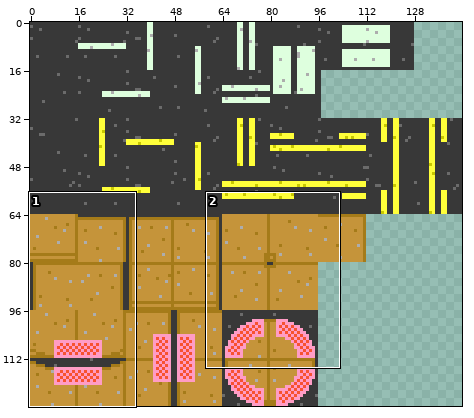
Edited in one commit: sprite sheet (Assets/Graphics/Tilesets/Outdoor/RoadSidewalkTileset.png). The first picture is a wide view before the edit; the outline marks the close-up.
Close-up. Old version:
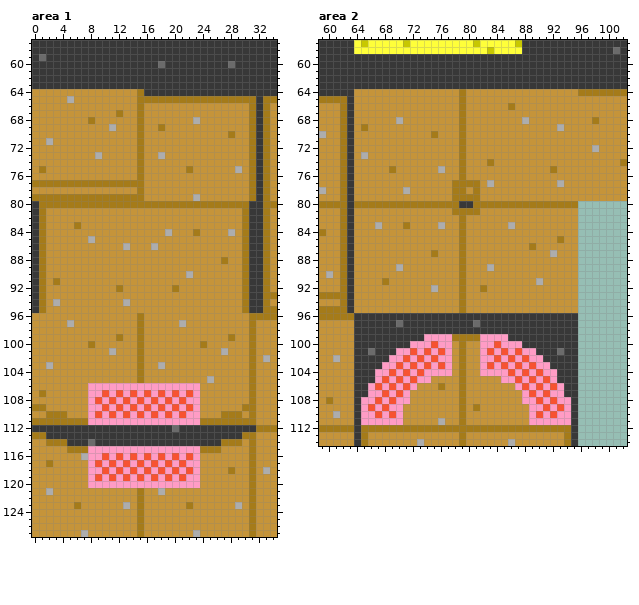
The file is 144x128 pixels. Shown: area 1: x 0..34, y 57..127; area 2: x 59..102, y 57..114.
After:
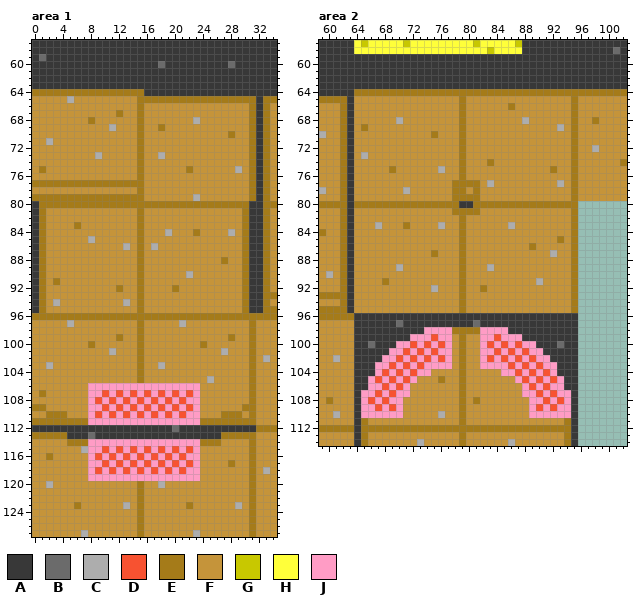
Palette (. is transparent): A #383838  B #6b6b6b  C #adadad  D #f75231  E #a57b19  F #c5943a  G #c8c800  H #ffff3a  J #ff9cc5
Difference:
Changed rows in their new state; - is an unchanged pixel.
Area 1:
first column x 0:
 64 EEEEEEEEEEEEEEE
first column x 0:
 81 ---------------E---------------
 82 ---------------E---------------
 83 ---------------E---------------
 84 ---------------E---------------
 85 ---------------E---------------
 86 ---------------E---------------
 87 ---------------E---------------
 88 ---------------E---------------
 89 ---------------E---------------
 90 ---------------E---------------
 91 ---------------E---------------
 92 ---------------E---------------
 93 ---------------E---------------
 94 ---------------E---------------
 95 ---------------E---------------
 96 EEEEEEEEEEEEEEE-EEEEEEEEEEEEEEE
first column x 2:
113 EEE---B------------------EEE
114 FFFEEEJJJJJJJJJJJJJJJJEEEFFF
115 ---FFC--D-D-D-D-D-D-D-FFF---
116 E----F-DJDJDJDJDJDJDJ-------
117 F------JDJDJDJDJDJDJD-----E-
118 -------DJDJDJDJDJDJDJ-----F-
119 -------J-J-J-J-J-J-J--------
120 C-----FFFFFFFEFFCFFFFF------
121 F---------------F-----------
Area 2:
first column x 64:
 64 EEEEEEEEEEEEEEE-EEEEEEEEEEEEEEEE
 65 -------------------------------E
 66 -------------------------------E
 67 -------------------------------E
 68 -------------------------------E
 69 -------------------------------E
 70 -------------------------------E
 71 -------------------------------E
 72 -------------------------------E
 73 -------------------------------E
 74 -------------------------------E
 75 -------------------------------E
 76 -------------------------------E
 77 -------------------------------E
 78 -------------------------------E
 79 -------------------------------E
 81 -------------------------------E
 82 -------------------------------E
 83 -------------------------------E
 84 -------------------------------E
 85 -------------------------------E
 86 -------------------------------E
 87 -------------------------------E
 88 -------------------------------E
 89 -------------------------------E
 90 -------------------------------E
 91 -------------------------------E
 92 -------------------------------E
 93 -------------------------------E
 94 -------------------------------E
 95 -------------------------------E
 98 ----------JJJJEEEEJJJJ----------
 99 --------JJ-D--F-FF--D-JJ--------
100 --B---JJD-DJD------DJD-DJJ---B--
101 --A--J-DJDJDJ------JDJDJD-J--A--
102 ----J-DJDJDJD------DJDJDJD-J----
103 ---J-DJDJDJ-J------J-JDJDJD-J---
104 ----DJDJDJ-FFF----FFF-JDJDJD----
105 --JDJDJDJFF-E--------FFJDJDJDJ--
106 ---JDJDJF---F----------FJDJDJ---
107 -J-DJDJ------------------JDJD-J-
108 --DJDJ-F---------E------F-JDJD--
109 --JDJD-----------F--------DJDJ--
110 ---J-J------C-------------J-J---
111 -EFFFFF-----F------------FFFFFE-
